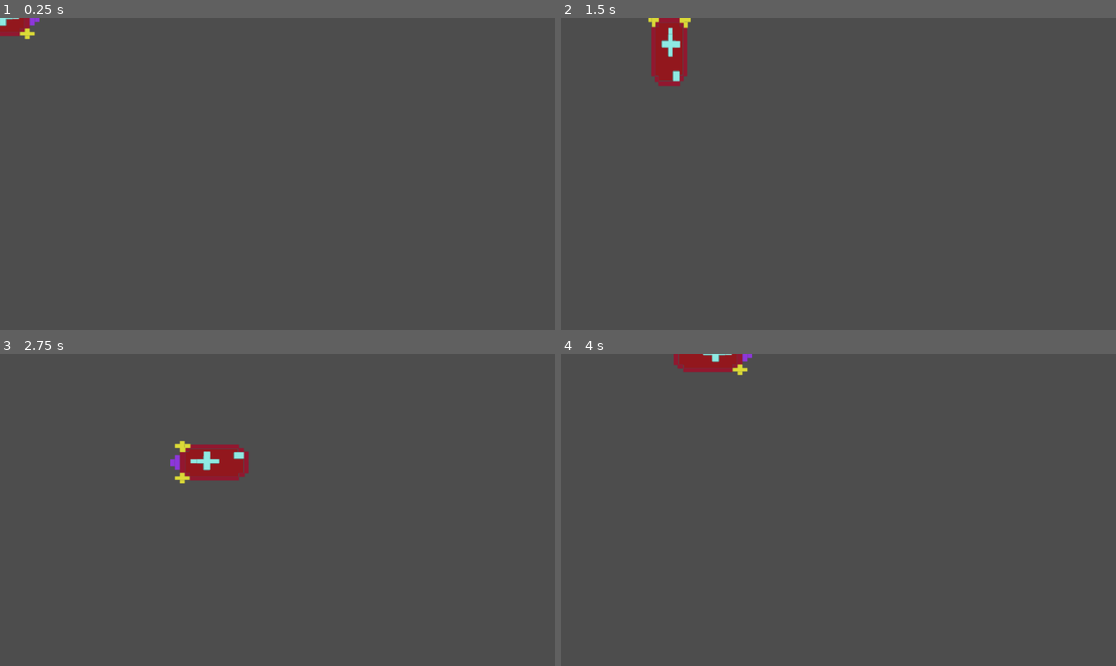
Above: before the commit, frames 1-4 (two rows, left to right).
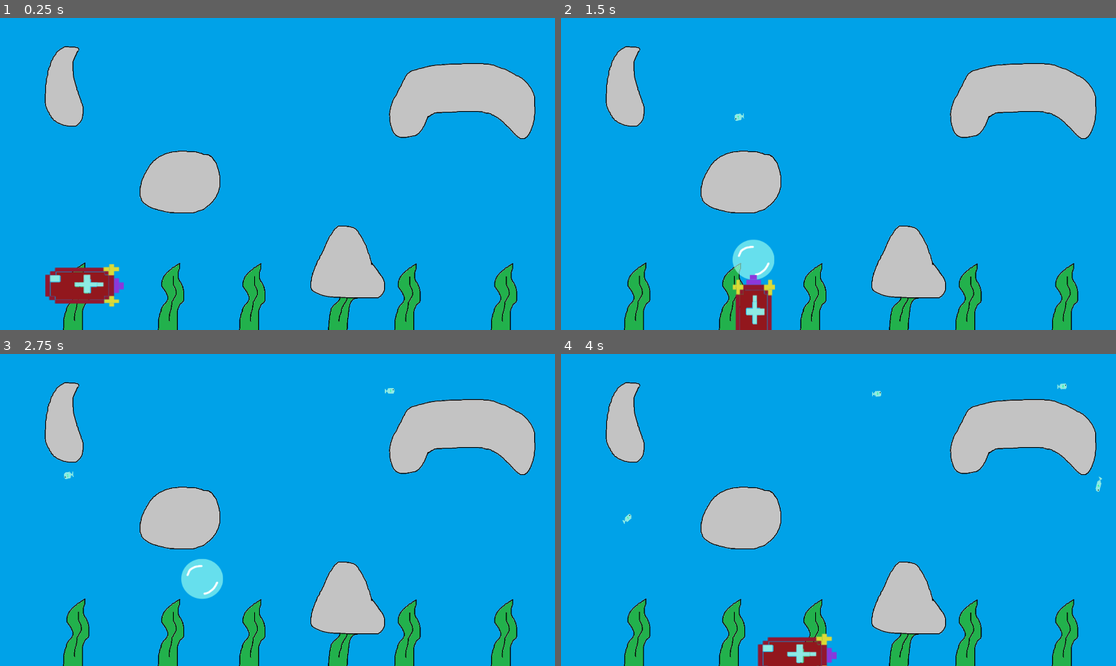
Above: after the commit, the same moments.

Repository: cachola25/cs447-subvival
Game: Godot game, scene res://level.tscn
Same seed, same stepped clock (60 frames per second), same inputs: the game is played once before the commit and once after it. Before the commit the project starts from res://submarine.tscn.
Inputs:
- Up to frame 1 (0.25 s): no input
- Up to frame 2 (1.5 s): tap Enter at 0.5 s; hold D (move_right) 0.53-1.28 s; tap Space (release_bubble) at 0.6, 1.35 s; hold S (move_down) from 1.28 s (still down)
- Up to frame 3 (2.75 s): release S (move_down) at 2.03 s; hold D (move_right) from 2.03 s (still down); tap Space (release_bubble) at 2.1 s
- Up to frame 4 (4 s): release D (move_right) at 2.78 s; hold W (move_up) 2.78-3.53 s; tap Space (release_bubble) at 2.85, 3.6 s; hold A (move_left) from 3.53 s (still down)

The runs differ from the first frame. In frame 1, 100% of the frame differs, in the area x 0-100%, y 0-100%; in frame 2, 100%; in frame 3, 100%; in frame 4, 100%.

Commit message:
Added Sprites
Sprites added:
Eel (Enemy)
Clownfish (Money)
Bubble
Bubble Pop
Upgrade Icon
Oxygen Bars

Diff:
--- a/project.godot
+++ b/project.godot
@@ -11,7 +11,7 @@
 [application]
 
 config/name="subvival"
-run/main_scene="res://submarine.tscn"
+run/main_scene="res://level.tscn"
 config/features=PackedStringArray("4.3", "Forward Plus")
 config/icon="res://icon.svg"
 
Binary file added: art/Bubble/Bubble Pop.png
Binary file added: art/Bubble/Empty Bubble.png
Binary file added: art/Eel/Eel 1.png
Not shown, added: art/Eel/Eel 1.png.import
Binary file added: art/Eel/Eel 2.png
Not shown, added: art/Eel/Eel 2.png.import
Binary file added: art/Eel/Eel 3.png
Not shown, added: art/Eel/Eel 3.png.import
Binary file added: art/Eel/Eel Enemy Spritesheet.png
Not shown, added: art/Eel/Eel Enemy Spritesheet.png.import
Binary file added: art/Fish/Bubble Clownfish.png
Binary file added: art/Fish/Clownfish 1.png
(and 9 more such lines)
